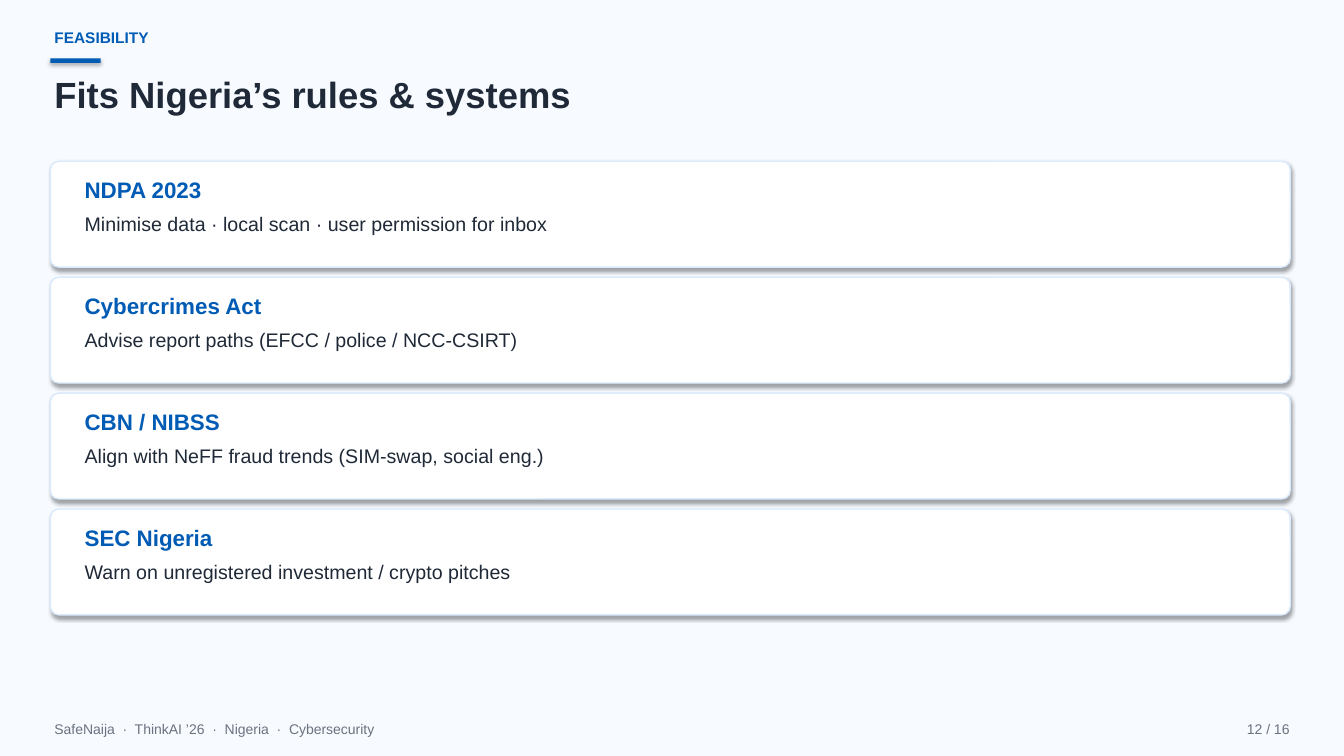
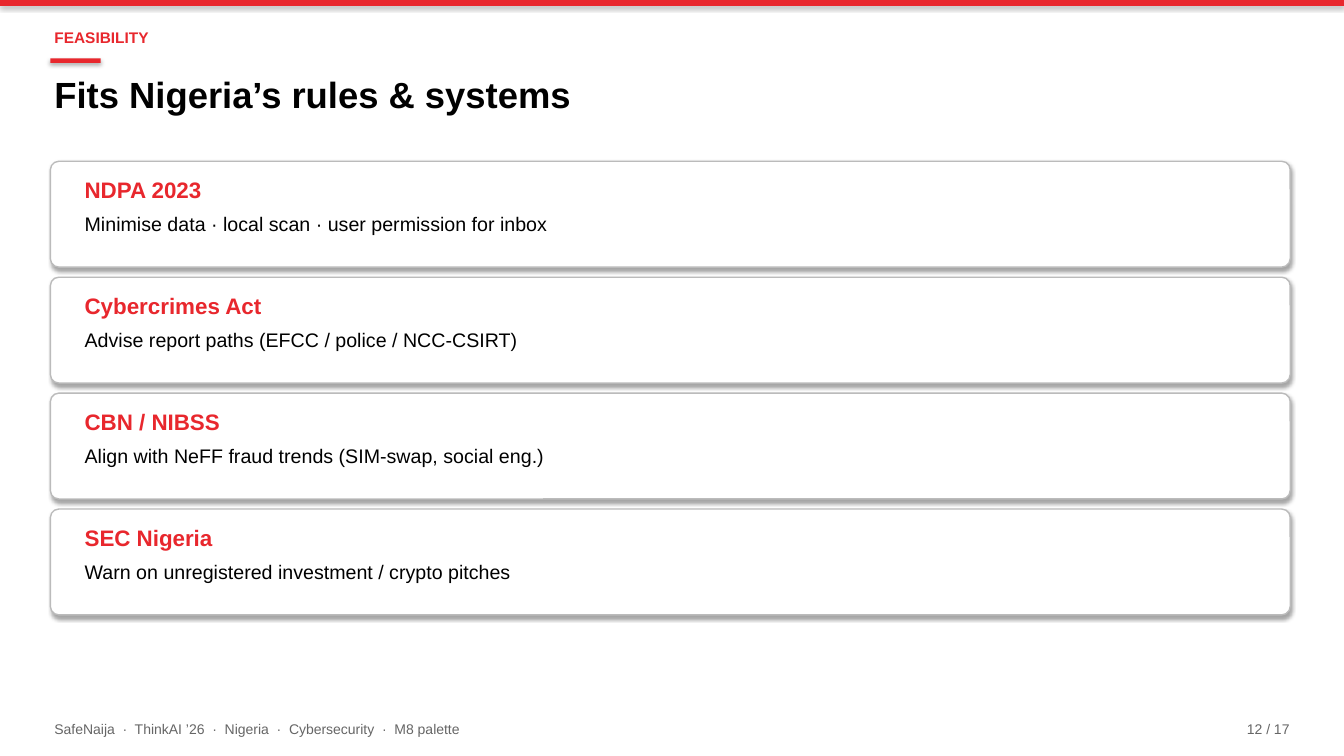
Before and after one commit to Shreeya1-pixel/SafeNajia, a slide deck: slide 12 of outputs/SafeNaija.pptx. Drawn at 1344x756 pixels with LibreOffice and Linux fonts; fonts in the diff are those of the drawing. Boxes give left, top, right and bottom in pixels: in the first picture for what was removed or moved away, otherwise in the second. Text is boxed around its words. In the diff, an @@ line names an element or a change of style, - is before the commit and + after.

```diff
--- a/outputs/SafeNaija.pptx
+++ b/outputs/SafeNaija.pptx
@@ rectangle at (0,0,1344,756): fill #F7FBFF to #FFFFFF @@
@@ rectangle added at (0,0,1344,6), fill #E8272D @@
@@ rectangle at (50,58,101,63): fill #005BB5 to #E8272D @@
@@ outline #DBEAFE 1 pt to #BBBBBB 1 pt in 4 elements at (50,161,1291,267), (50,277,1291,383), (50,393,1291,499), (50,509,1291,615) @@
@@ text colour #005BB5 to #E8272D in 5 elements at (54,32,148,43), (85,182,202,199), (85,297,261,319), (85,414,220,431), (85,529,213,551) @@
@@ text colour #1F2937 to #000000 in 5 elements at (54,81,571,116), (85,216,547,235), (85,332,517,351), (85,448,544,467), (85,564,510,583) @@
@@ text at (54,724,460,737): text changed; text colour #6B7280 to #666666 @@
-SafeNaija · ThinkAI ’26 · Nigeria · Cybersecurity
+SafeNaija · ThinkAI ’26 · Nigeria · Cybersecurity · M8 palette
@@ text at (1247,724,1290,734): text changed; text colour #6B7280 to #666666 @@
-12 / 16
+12 / 17
```
Also in this commit, not shown: 15 other slides changed, 1 slide added, 3 other files.
